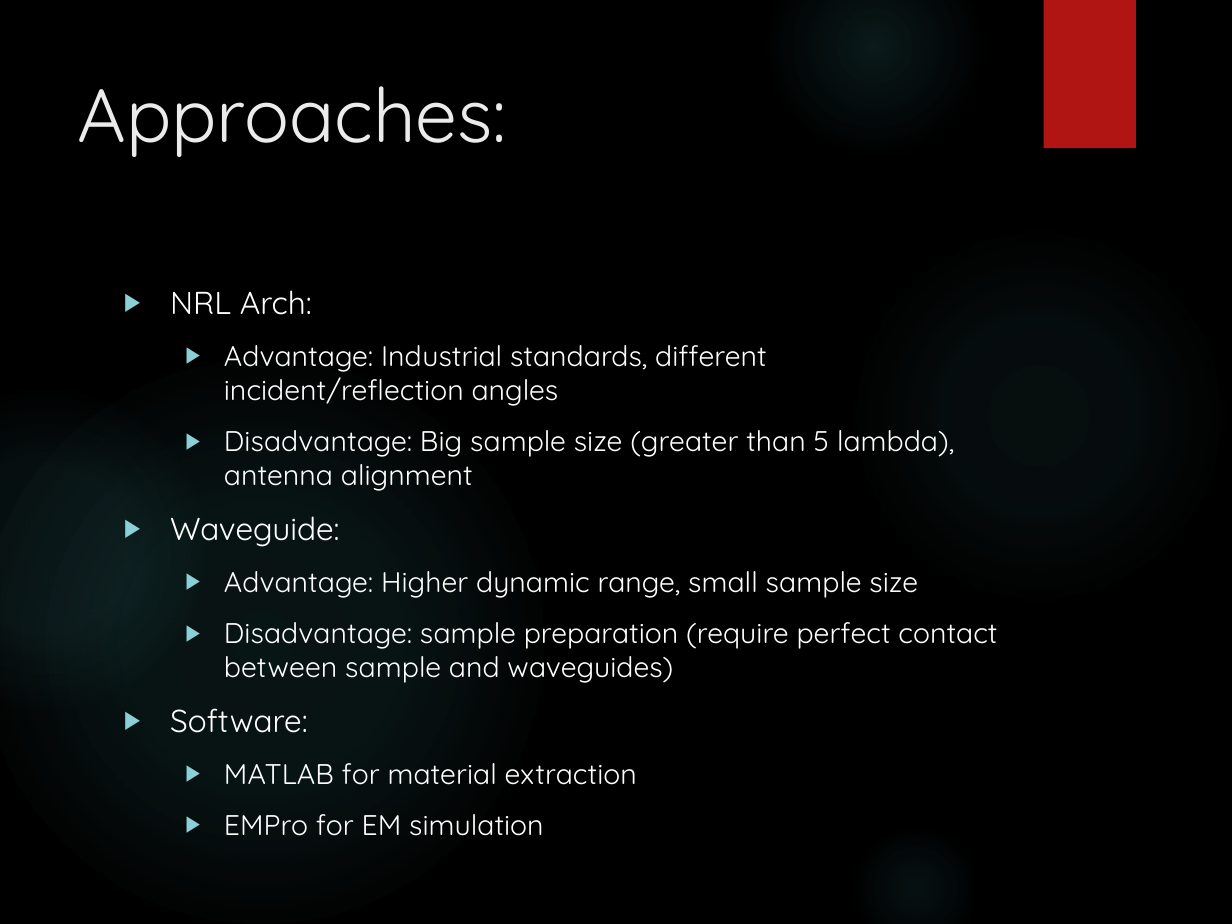
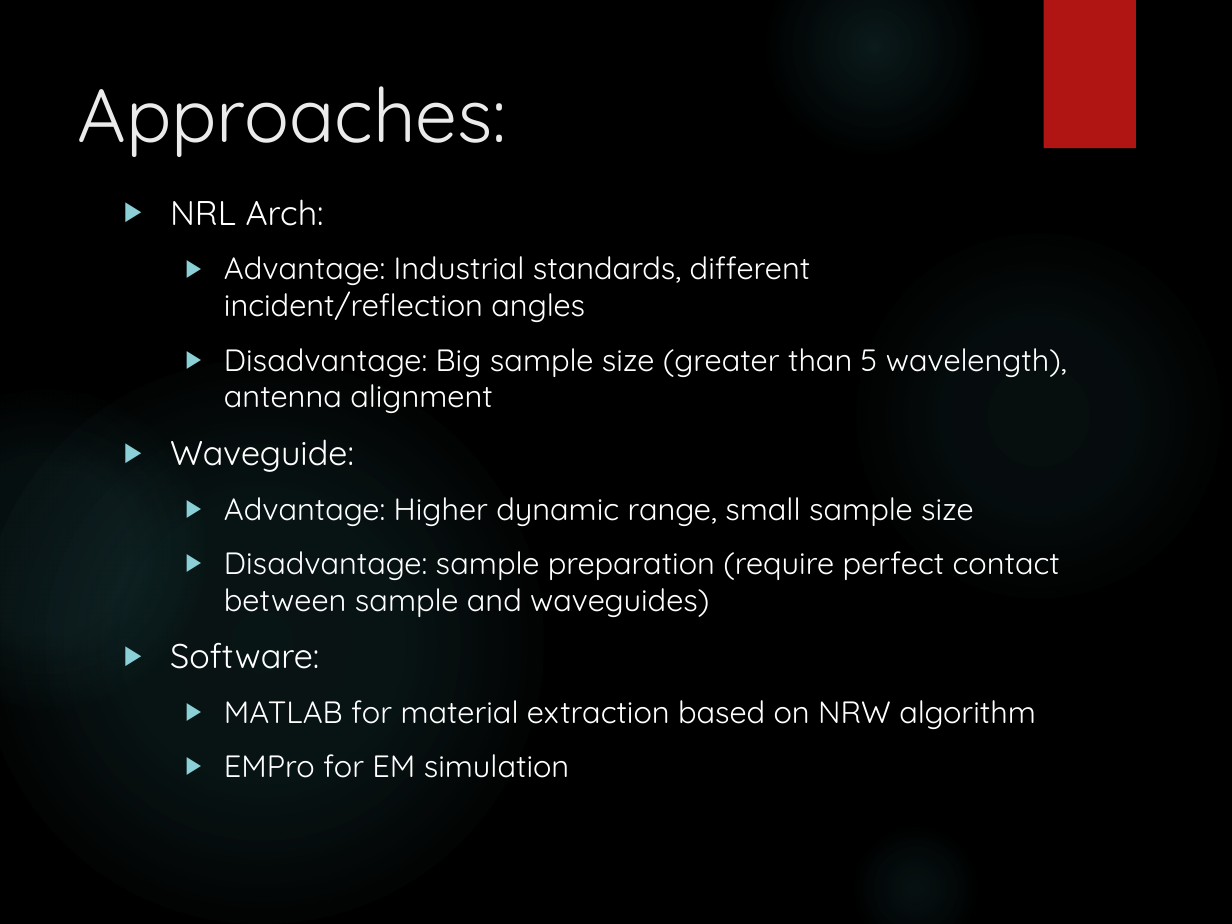
Before and after one commit to trankhiemha/ECE412-413-Capstone-Project-N3, a slide deck: slide 4 of Capstone project proposal presentation.pptx. Drawn at 1232x924 pixels with LibreOffice and Linux fonts; fonts in the diff are those of the drawing; background and template pictures are left out. Boxes give left, top, right and bottom in pixels: in the first picture for what was removed or moved away, otherwise in the second. Text is boxed around its words. In the diff, an @@ line names an element or a change of style, - is before the commit and + after.

```diff
--- a/Capstone project proposal presentation.pptx
+++ b/Capstone project proposal presentation.pptx
@@ text "NRL Arch:": place and size @@
-text "NRL Arch:" at [170,290,997,836]
+text "NRL Arch:" at [170,199,1067,778]
@@ text at [170,199,1060,778]: size 18.5 to 20 pt in "NRL Arch:", "Waveguide:", "Software:"; size 16.6 to 18 pt in "Advantage: Industrial standards, different incident/reflecti ...", "Advantage: Higher dynamic range, small sample size", "Disadvantage: sample preparation (require perfect contact be ...", "EMPro for EM simulation" @@
@@ text at [224,348,1067,413]: text changed; size 16.6 to 18 pt @@
-  ▶ Disadvantage: Big sample size (greater than 5 lambda), antenna alignment
+  ▶ Disadvantage: Big sample size (greater than 5 wavelength), antenna alignment
@@ text at [224,700,1036,729]: text changed; size 16.6 to 18 pt @@
-  ▶ MATLAB for material extraction
+  ▶ MATLAB for material extraction based on NRW algorithm
```
Also in this commit, not shown: 8 other slides changed, 4 slides added, 1 slide removed.
